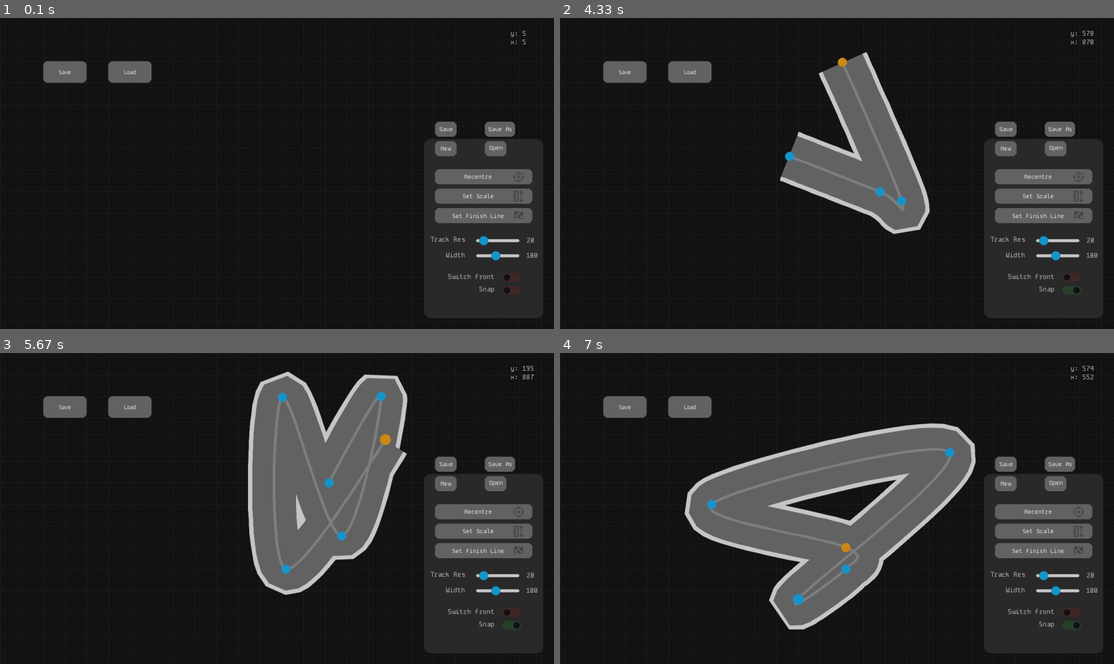
Above: before the commit, frames 1-4 (two rows, left to right).
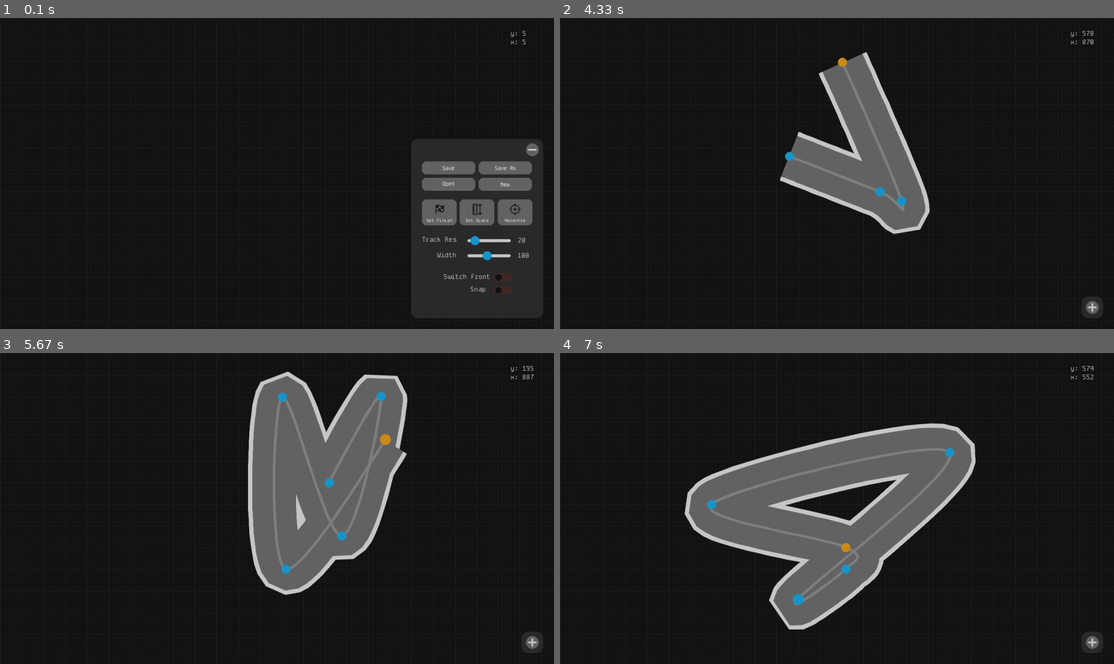
Above: after the commit, the same moments.

Repository: Raphael-W/Racing-Line
Game: pygame game, started from src/main.py
Same seed, same stepped clock (60 frames per second), same inputs: the game is played once before the commit and once after it.
Inputs (mouse positions are in pixels of both pictures, inside the frame that each line leads up to):
- Up to frame 1 (0.1 s): no input
- Up to frame 2 (4.33 s): press the mouse at (560, 21) at 0.37 s; move the mouse to (615, 73) at 0.47 s; release the mouse at (665, 126) at 0.6 s; click (903, 201) at 0.72 s; press the mouse at (560, 21) at 1.03 s; move the mouse to (704, 42) at 1.13 s; release the mouse at (842, 61) at 1.27 s; press the mouse at (1036, 210) at 1.37 s; move the mouse to (920, 201) at 1.47 s; release the mouse at (803, 189) at 1.6 s; press the mouse at (1075, 210) at 1.7 s; move the mouse to (942, 154) at 1.8 s; release the mouse at (814, 98) at 1.93 s; press the mouse at (1064, 167) at 2.03 s; move the mouse to (1053, 114) at 2.13 s; release the mouse at (1047, 58) at 2.27 s; click (881, 192) at 2.38 s; press the mouse at (1064, 288) at 2.7 s; move the mouse to (975, 238) at 2.8 s; release the mouse at (892, 185) at 2.93 s; press the mouse at (665, 126) at 3.03 s; move the mouse to (726, 139) at 3.13 s; release the mouse at (792, 154) at 3.27 s; press the mouse at (1075, 33) at 3.37 s; move the mouse to (853, 77) at 3.47 s; release the mouse at (632, 117) at 3.6 s; press the mouse at (1041, 229) at 3.7 s; move the mouse to (842, 142) at 3.8 s; release the mouse at (643, 58) at 3.93 s; press the mouse at (1091, 148) at 4.03 s; move the mouse to (1014, 207) at 4.13 s; release the mouse at (936, 266) at 4.27 s
- Up to frame 3 (5.67 s): press the mouse at (227, 489) at 4.37 s; move the mouse to (277, 483) at 4.47 s; release the mouse at (326, 480) at 4.6 s; press the mouse at (321, 527) at 4.7 s; move the mouse to (349, 461) at 4.8 s; release the mouse at (382, 396) at 4.93 s; press the mouse at (0, 356) at 5.03 s; move the mouse to (144, 461) at 5.13 s; release the mouse at (282, 567) at 5.27 s; press the mouse at (0, 356) at 5.37 s; move the mouse to (193, 396) at 5.47 s; release the mouse at (382, 436) at 5.6 s
- Up to frame 4 (7 s): press the mouse at (942, 440) at 5.7 s; move the mouse to (892, 492) at 5.8 s; release the mouse at (842, 548) at 5.93 s; press the mouse at (903, 536) at 6.03 s; move the mouse to (925, 492) at 6.13 s; release the mouse at (947, 452) at 6.27 s; press the mouse at (942, 396) at 6.37 s; move the mouse to (825, 449) at 6.47 s; release the mouse at (709, 502) at 6.6 s; press the mouse at (842, 396) at 6.7 s; move the mouse to (820, 499) at 6.8 s; release the mouse at (798, 601) at 6.93 s

The runs differ from the first frame. In frame 1, 5.0% of the frame differs, in the area x 7-98%, y 13-97%; in frame 2, 6.0%; in frame 3, 6.0%; in frame 4, 6.0%.

Commit message:
Created UI for config box

Diff:
--- a/src/main.py
+++ b/src/main.py
@@ -37,45 +37,39 @@
 directories = {"mainFont": "../assets/MonoFont.ttf",
                "recentre": "../assets/aim.png",
                "finishLine": "../assets/flag.png",
-               "scale": "../assets/scale.png"}
+               "scale": "../assets/scale.png",
+               "minus": "../assets/minus.png",
+               "plus": "../assets/plus.png"}
 
 mainFont = directories["mainFont"]
 
-UILayer = Layer("UI", 0, screen, pygame, mainFont)
-trackLayer = Layer("Track", 1, screen, pygame, mainFont)
+UILayer = Layer("UI", 0, screen, pygame, mainFont, directories)
 
 mouseCoordsX = Label(UILayer, 15, (100, 50), "NE", "", programColours["white"])
 mouseCoordsY = Label(UILayer, 15, (100, 30), "NE", "", programColours["white"])
 
-snapPoints = Switch(UILayer, programColours["white"], (120, 100), "SE", 0.8, value = False)
-snapPointsLabel = Label(UILayer, 15, (173, 98), "SE", "Snap", programColours["white"])
+snapPoints = Switch(UILayer, programColours["white"], (140, 100), "SE", 0.8, value = False)
+snapPointsLabel = Label(UILayer, 15, (193, 98), "SE", "Snap", programColours["white"])
 
-switchEnds = Switch(UILayer, programColours["white"], (120, 130), "SE", 0.8, value = False)
-switchEndsLabel = Label(UILayer, 15, (245, 128), "SE", "Switch front", programColours["white"])
+switchEnds = Switch(UILayer, programColours["white"], (140, 130), "SE", 0.8, value = False)
+switchEndsLabel = Label(UILayer, 15, (255, 128), "SE", "Switch front", programColours["white"])
 
-trackWidth = Slider(UILayer, 15, programColours["white"], programColours["controlPoint"], (180, 173), "SE", 1, 100, (20, 200), action = lambda: mainTrack.changeWidth(trackWidth.value), value = mainTrack.width)
-trackWidthLabel = Label(UILayer, 15, (250, 178), "SE", "Width", programColours["white"])
+trackWidth = Slider(UILayer, 15, programColours["white"], programColours["controlPoint"], (200, 173), "SE", 1, 100, (20, 200), action = lambda: mainTrack.changeWidth(trackWidth.value), value = mainTrack.width)
+trackWidthLabel = Label(UILayer, 15, (270, 178), "SE", "Width", programColours["white"])
 
-trackRes = Slider(UILayer, 15, programColours["white"], programColours["controlPoint"], (180, 208), "SE", 1, 100, (10, 100), action = lambda: mainTrack.changeRes(trackRes.value), value = mainTrack.perSegRes)
-TrackResLabel = Label(UILayer, 15, (285, 213), "SE", "Track Res", programColours["white"])
+trackRes = Slider(UILayer, 15, programColours["white"], programColours["controlPoint"], (200, 208), "SE", 1, 100, (10, 100), action = lambda: mainTrack.changeRes(trackRes.value), value = mainTrack.perSegRes)
+TrackResLabel = Label(UILayer, 15, (305, 213), "SE", "Track Res", programColours["white"])
 
-setStartLine = Button(UILayer, (275, 280), "SE", (225, 35), "Set Finish Line   ", 13, (100, 100, 100), action = None)
-startLineImage = Image(UILayer, (setStartLine.posX - 180, setStartLine.posY - 5), "SE", directories["finishLine"], 1, (70, 70, 70))
+setFinish = Button(UILayer, (305, 300), "SE", (80, 60), "Set Finish", 10, (100, 100, 100), (0, -18), action = None)
+startFinishImage = Image(UILayer, (setFinish.posX - 28, setFinish.posY - 10), "SE", directories["finishLine"], 1, (30, 30, 30))
 
-setScale = Button(UILayer, (275, 325), "SE", (225, 35), "Set Scale   ", 13, (100, 100, 100), action = None)
-scaleImage = Image(UILayer, (setScale.posX - 180, setScale.posY - 5), "SE", directories["scale"], 1, (70, 70, 70))
+setScale = Button(UILayer, (217.5, 300), "SE", (80, 60), "Set Scale", 10, (100, 100, 100), (0, -18), action = None)
+scaleImage = Image(UILayer, (setScale.posX - 28, setScale.posY - 10), "SE", directories["scale"], 1, (30, 30, 30))
 
-recentre = Button(UILayer, (275, 370), "SE", (225, 35), "Recentre   ", 13, (100, 100, 100), action = None)
-recentreImage = Image(UILayer, (recentre.posX - 180, recentre.posY - 5), "SE", directories["recentre"], 1, (70, 70, 70))
+recentre = Button(UILayer, (130, 300), "SE", (80, 60), "Recentre", 10, (100, 100, 100), (0, -18), action = None)
+recentreImage = Image(UILayer, (recentre.posX - 27, recentre.posY - 10), "SE", directories["recentre"], 1, (30, 30, 30))
 
-newTrack = Button(UILayer, (275, 435), "SE", (50, 35), "New", 13, (100, 100, 100), action = None)
-openTrack = Button(UILayer, (160, 435), "SE", (50, 35), "Open", 13, (100, 100, 100), action = None)
-
-save = Button(UILayer, (275, 480), "SE", (50, 35), "Save", 13, (100, 100, 100), action = None)
-saveAs = Button(UILayer, (160, 480), "SE", (70, 35), "Save As", 13, (100, 100, 100), action = None)
-
-
-accordion = Accordion(UILayer, (300, 440), "SE", (275, 415), [snapPoints, snapPointsLabel, switchEnds, switchEndsLabel, trackWidth, trackWidthLabel, trackRes, TrackResLabel], layerIndex = 0)
+configAccordion = Accordion(UILayer, (330, 440), "SE", (305, 415), [snapPoints, snapPointsLabel, switchEnds, switchEndsLabel, trackWidth, trackWidthLabel, trackRes, TrackResLabel, setFinish, startFinishImage, setScale, scaleImage, recentre, recentreImage], layerIndex = 0)
 
 def drawGrid(offset, frequency, lineWidth, lineColor):
     columns = math.ceil(screenWidth/ frequency)
@@ -121,16 +115,18 @@
     trackSettings = trackData["settings"]
     trackWidth.updateValue(trackSettings["width"])
     trackRes.updateValue(trackSettings["trackRes"])
-    mainTrack.updateCloseStatus(trackSettings["closed"])
+    mainTrack.updateCloseStatus(trackSettings["closed"], update = True)
     switchEnds.value = trackSettings["switchEnds"]
     snapPoints.value = trackSettings["snap"]
 
-    mainTrack.computeSpline()
-    mainTrack.computeTrackEdges()
 
+save = Button(UILayer, (305, 387.5), "SE", (123.75, 30), "Save", 12, (100, 100, 100), action = saveTrack)
+saveAs = Button(UILayer, (173.75, 387.5), "SE", (123.75, 30), "Save As", 12, (100, 100, 100), action = saveTrack)
+openTrack = Button(UILayer, (305, 350), "SE", (123.75, 30), "Open", 12, (100, 100, 100), action = loadTrack)
+newTrack = Button(UILayer, (173.75, 350), "SE", (123.75, 30), "New", 12, (100, 100, 100), action = loadTrack)
 
-saveTrack = Button(UILayer, (100, 100), "", (100, 50), "Save", 12, (100, 100, 100), action = saveTrack)
-loadTrack = Button(UILayer, (250, 100), "", (100, 50), "Load", 12, (100, 100, 100), action = loadTrack)
+configAccordion.elements += [save, saveAs, openTrack, newTrack]
+
 
 while running:
     screenWidth, screenHeight = screen.get_size()
@@ -190,7 +186,6 @@
     mouseCoordsY.text = ("y: " + str(mousePosY - offsetPosition[1]))
 
     UILayer.display(screenWidth, screenHeight)
-    trackLayer.display(screenWidth, screenHeight, offsetPosition)
 
     pygame.display.flip()
     clock.tick(60) #Refresh Rate
--- a/src/pygameUIElements.py
+++ b/src/pygameUIElements.py
@@ -58,14 +58,38 @@
 
         return newX, newY
 
+    def deStickPos(self):
+        vertValid = not(("n" in self.stick) and ("s" in self.stick))
+        horValid = not (("e" in self.stick) and ("w" in self.stick))
+        charValid = all([True for char in self.stick if char in ["n", "e", "s", "w"]])
+
+        horStick = None
+        vertStick = None
+        for char in self.stick:
+            if char in ["n", "s"]: vertStick = char
+            elif char in ["e", "w"]: horStick = char
+
+        newX = self.posX
+        newY = self.posY
+        if vertValid and horValid and charValid and (len(self.stick) > 0):
+            if horStick == "e":
+                newX = self.layer.screenWidth - self.nonStickPosX
+
+            if vertStick == "s":
+                newY = self.layer.screenHeight - self.nonStickPosY
+
+        return newX, newY
+
 class Button (UIElement):
-    def __init__(self, layer, pos, stick, dimensions, text, fontSize, colour, action, show = True, layerIndex = -1):
+    def __init__(self, layer, pos, stick, dimensions, text, fontSize, colour, textOffset = (0, 0), roundedCorners = 10, action = None, show = True, layerIndex = -1):
         super().__init__(layer, pos, stick, show, layerIndex)
         self.width = dimensions[0]
         self.height = dimensions[1]
         self.boundingBox = layer.pygame.Rect(self.posX, self.posY, self.width, self.height)
+        self.roundedCorers = roundedCorners
 
         self.text = text
+        self.textOffset = textOffset
         self.font = layer.pygame.freetype.Font(layer.fontName, fontSize)
 
         self.action = action
@@ -106,10 +130,10 @@
 
     def display(self):
         self.boundingBox = self.layer.pygame.Rect(self.posX, self.posY, self.width, self.height)
-        self.layer.pygame.draw.rect(self.layer.screen, self.colour, self.boundingBox, 0, 10)
+        self.layer.pygame.draw.rect(self.layer.screen, self.colour, self.boundingBox, 0, self.roundedCorers)
 
         text_rect = self.font.get_rect(self.text)
-        text_rect.center = self.boundingBox.center
+        text_rect.center = (self.boundingBox.center[0] - self.textOffset[0], self.boundingBox.center[1] - self.textOffset[1])
 
         self.font.render_to(self.layer.screen, text_rect, self.text, (250, 250, 250))
 
@@ -273,9 +297,16 @@
 
         if self.colour is not None:
             self.image.fill(self.colour, special_flags = self.layer.pygame.BLEND_RGB_MAX)
+
     def display(self):
         if self.show:
             self.layer.screen.blit(self.image, (self.posX, self.posY))
+
+    def manualUpdate(self):
+        self.image = self.layer.pygame.image.load(self.imageDir).convert_alpha()
+        self.image = self.layer.pygame.transform.scale_by(self.image, self.size)
+        if self.colour is not None:
+            self.image.fill(self.colour, special_flags = self.layer.pygame.BLEND_RGB_MAX)
 
 class TextInput(UIElement):
     def __init__(self, layer, pos, stick, dimensions, placeholder = "", text = "", show = True, layerIndex = -1):
@@ -303,23 +334,61 @@
         super().__init__(layer, pos, stick, show, layerIndex)
 
         self.width, self.height = dimensions
+        self.displayWidth, self.displayHeight = dimensions
+        self.displayPosX, self.displayPosY = (self.posX, self.posY)
+        self.collapsedSize = 50
         self.elements = elements
         self.collapse = collapse
 
-    def update(self):
-        self.boundingBox = self.layer.pygame.Rect((self.posX, self.posY), (self.width, self.height))
+        self.collapseButton = Button(layer, ((self.displayPosX - self.displayWidth) + 40, self.displayPosY - 10), stick, (30, 30), "", 15, (100, 100, 100), roundedCorners = 30, action = self.toggleCollapse)
+        self.collapseImage = Image(layer, ((self.displayPosX - self.displayWidth) + 38, self.displayPosY - 12), stick, self.layer.directories["minus"], 1, (200, 200, 200))
+
+        self.expandButton = Button(layer, ((self.displayPosX - self.displayWidth) + 40, (self.displayPosY - self.displayHeight) + 40), stick, (30, 30), "", 15, (100, 100, 100), roundedCorners = 30, action = self.toggleCollapse)
+        self.expandImage = Image(layer, ((self.displayPosX - self.displayWidth) + 38, (self.displayPosY - self.displayHeight) + 38), stick, self.layer.directories["plus"], 1, (200, 200, 200))
+
+    def update(self):
+        if self.collapse:
+            self.displayPosX, self.displayPosY = ((self.posX + self.width) - self.collapsedSize, (self.posY + self.height) - self.collapsedSize)
+
+            self.collapseButton.show = False
+            self.collapseImage.show = False
+            self.expandButton.show = True
+            self.expandImage.show = True
+
+            self.displayHeight = self.collapsedSize
+            self.displayWidth = self.collapsedSize
+
+        else:
+            self.displayPosX, self.displayPosY = (self.posX, self.posY)
+
+            self.collapseButton.show = True
+            self.collapseImage.show = True
+            self.expandButton.show = False
+            self.expandImage.show = False
+
+            self.displayHeight = self.height
+            self.displayWidth = self.width
+
+        self.boundingBox = self.layer.pygame.Rect((self.displayPosX, self.displayPosY), (self.displayHeight, self.displayHeight))
 
     def display(self):
         transparentSurface = self.layer.pygame.Surface(self.boundingBox.size, self.layer.pygame.SRCALPHA)
-        self.layer.pygame.draw.rect(transparentSurface, (50, 50, 50, 200), (0, 0, self.width, self.height), border_radius = 15)
-        self.layer.screen.blit(transparentSurface, (self.posX, self.posY))
+        self.layer.pygame.draw.rect(transparentSurface, (50, 50, 50, 200), (0, 0, self.displayWidth, self.displayHeight), border_radius = 15)
+        self.layer.screen.blit(transparentSurface, (self.displayPosX, self.displayPosY))
+
+    def toggleCollapse(self):
+        self.collapse = not self.collapse
+        for element in self.elements:
+            element.show = not self.collapse
 
 
 class Layer:
-    def __init__(self, name, number, screen, pygame, fontName):
+    def __init__(self, name, number, screen, pygame, fontName, directories):
         self.name = name
         self.number = number
         self.elements = []
+
+        self.directories = directories
 
         self.screen = screen
         self.pygame = pygame
@@ -345,12 +414,12 @@
                 element.display()
 
     def mouseOnLayer(self, mousePos):
-        boundingBoxes = [element.returnBoundingBox() for element in self.elements]
+        boundingBoxes = [element.returnBoundingBox() for element in self.elements if element.show]
         hovering = False
         mouseX, mouseY = mousePos
 
-        for i in boundingBoxes:
-            hovering = hovering or ((i[0][0] < mouseX < i[1][0]) and (i[0][1] < mouseY < i[2][1]))
+        for box in boundingBoxes:
+            hovering = hovering or ((box[0][0] < mouseX < box[1][0]) and (box[0][1] < mouseY < box[2][1]))
 
         return hovering
 
--- a/src/spline.py
+++ b/src/spline.py
@@ -193,8 +193,11 @@
         self.computeSpline()
         self.computeTrackEdges()
 
-    def updateCloseStatus(self, value):
+    def updateCloseStatus(self, value, update = False):
         self.closed = value
+        if update:
+            self.computeSpline(updatePoints = [0])
+            self.computeTrackEdges(updatePoints = [0])
 
     #Checks if current mouse pos crosses the spline (for inserting points)
     def mouseOnCurve(self, mousePosX, mousePosY, margin):
Binary file added: assets/minus.png
Binary file added: assets/plus.png
Not shown, changed: src/testTrack.track
